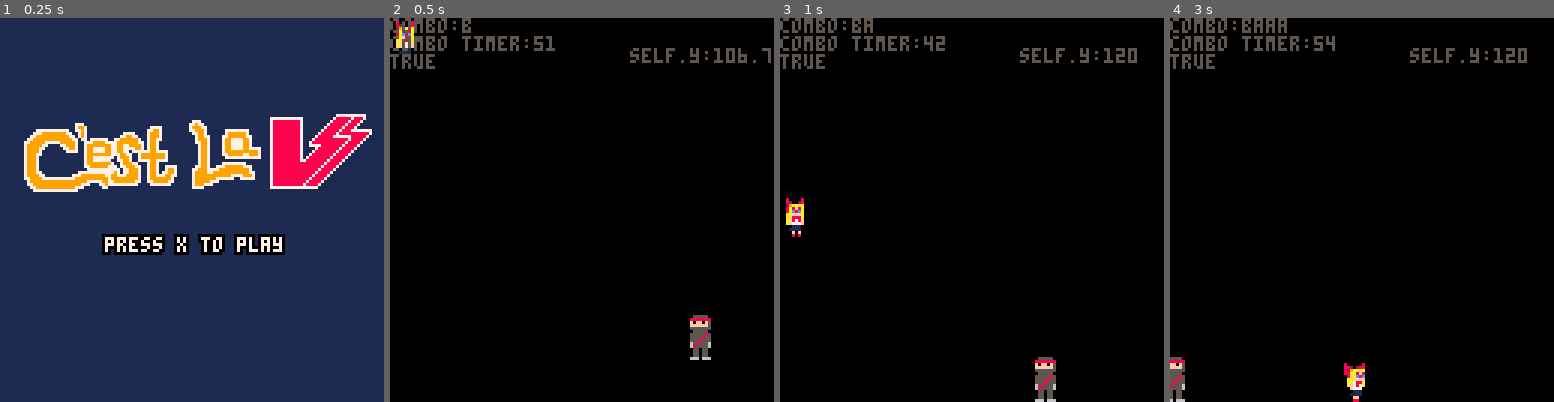
Above: before the commit, frames 1-4 (left to right).
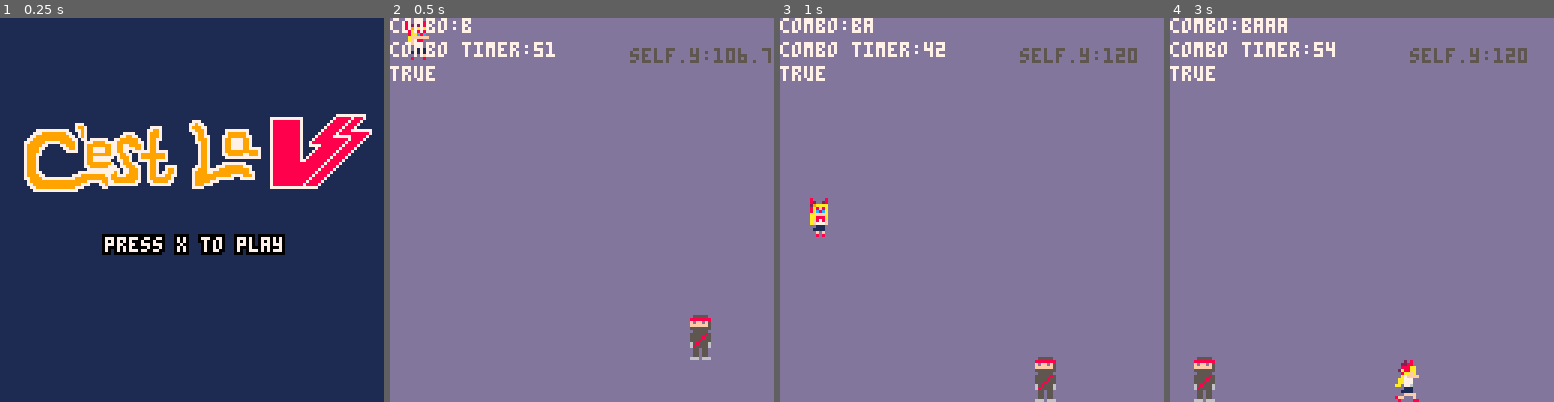
Above: after the commit, the same moments.

Repository: MarkNickerson/SailorV
Game: PICO-8 cartridge sailorv.p8
The game is run twice, just before and just after one commit, with the same random seed, the same clock (stepped at 60 frames per second) and the same inputs.
Inputs:
- Up to frame 1 (0.25 s): no input
- Up to frame 2 (0.5 s): tap X (X key) at 0.33 s
- Up to frame 3 (1 s): tap O (Z key) at 0.7 s
- Up to frame 4 (3 s): tap X (X key) at 1.07, 1.85, 2.97 s; hold Right 1.6-2.1 s; tap O (Z key) every 0.4 s from 1.7 to 2.9 s; hold Up 2.15-2.42 s; hold Right from 2.47 s (still down)

Frame 1 is identical in both runs. In frame 2, 99% of the frame differs, in the area x 0-100%, y 0-100%; in frame 3, 99%; in frame 4, 100%.

Commit message:
added jab, she moves forward a lil when punching

Diff:
--- a/sailorv.p8
+++ b/sailorv.p8
@@ -39,23 +39,42 @@
 function idle()
   actor.tmr = actor.tmr+1 -- interal timer to activate waiting animations
   if actor.tmr>=10 then -- after 1/3 of sec, jump to sprite 6
-    actor.sprt = 5
+    actor.sprt = 6
   end
   if actor.tmr >= 60 then -- after 2 sec jump frame 8
+    actor.sprt = 7
+  end
+  if actor.tmr >= 62 then -- and jump back to frame 6,
     actor.sprt = 6
-  end
-  if actor.tmr >= 62 then -- and jump back to frame 6,
-    actor.sprt = 5
     actor.tmr = 0 -- restart timer
   end
 end
 
-function punch()
+function punch1()
   actor.sprt = 4
   actor.sprt += sprite_animator(0.2)
   actor.tmr = 0
-  if actor.sprt>=6 then
+  if actor.sprt>=7 then
     actor.sprt = 4
+  end
+
+  if actor.flp == true then
+  	player.x -= 4
+  else player.x += 4
+  end
+end
+
+function punch2()
+  actor.sprt = 5
+  actor.sprt += sprite_animator(0.2)
+  actor.tmr = 0
+  if actor.sprt>=7 then
+    actor.sprt = 5
+  end
+
+  if actor.flp == true then
+  	player.x -= 4
+  else player.x += 4
   end
 end
 
@@ -86,61 +105,15 @@
 -- player input
 
 function move_player()
+
   accel = 0.25
 
   --idle
   idle()
 
   -- player control
-   if (btn(0)) then
-       player.dx = player.dx - accel
-       --pl.d=-1
-
-        actor.flp = true -- flip the direction of the sprite
-        actor.sprt+=sprite_animator(0.2)
-        actor.tmr = 0
-
-        if actor.sprt>=4 then
-          actor.sprt = 0
-        end
-
-   end
-   if (btn(1)) then
-     player.dx = player.dx + accel
-     --pl.d=1
-
-       actor.flp = false -- set deafult direction of sprite
-       actor.sprt += sprite_animator(0.2) -- animate the sprite by calling the sprite_animator function
-       actor.tmr = 0 -- reset internal timer
-
-       if actor.sprt>=4 then -- set the max number frames to animate
-         actor.sprt = 0 -- reset the frame number, creating a loop
-       end
-   end
-
-   -- gravity and friction
-   player.dy+=player.gravity
-   player.dy*=0.95
-
-   -- x friction
-   player.dx*=0.8
-
-  -- if ((btn(4) or btn(2)) and pl.standing) then
-  --   pl.dy = -0.7
-  --end
-  player.x+=player.dx
-  player.y+=player.dy
-
-  if player.y >= 120 then
-    player.y = 120
-  end
-
-  handle_combo()
-
-end
-
-function handle_combo()
-	if btn(4) or btn(5) then
+
+  if btn(4) or btn(5) then
   	if player.last == false then
  			--do the thing here
  			player.combotimer = 60
@@ -148,8 +121,8 @@
  			player.last = true
 
 
-  		if btnp(4) then
-          punch()
+  		if btn(4) then
+          punch1()
 
 					if #player.combo.attac == 4 then
 						player.combo = root.left
@@ -159,6 +132,8 @@
 				end
 
 				if btn(5) then
+										punch2()
+
 					if #player.combo.attac == 4 then
 						player.combo = root.right
 						player.combotimer=60
@@ -168,8 +143,58 @@
 			end
 
 		else player.last = false
-		end
-
+
+
+  	if (btn(0)) then
+       player.dx = player.dx - accel
+       --pl.d=-1
+
+        actor.flp = true -- flip the direction of the sprite
+        actor.sprt+=sprite_animator(0.2)
+        actor.tmr = 0
+
+        if actor.sprt>=4 then
+          actor.sprt = 0
+        end
+
+   	end
+   	if (btn(1)) then
+     player.dx = player.dx + accel
+     --pl.d=1
+
+       actor.flp = false -- set deafult direction of sprite
+       actor.sprt += sprite_animator(0.2) -- animate the sprite by calling the sprite_animator function
+       actor.tmr = 0 -- reset internal timer
+
+       if actor.sprt>=4 then -- set the max number frames to animate
+         actor.sprt = 0 -- reset the frame number, creating a loop
+       end
+   	end
+
+   end
+
+   -- gravity and friction
+   player.dy+=player.gravity
+   player.dy*=0.95
+
+   -- x friction
+   player.dx*=0.8
+
+  -- if ((btn(4) or btn(2)) and pl.standing) then
+  --   pl.dy = -0.7
+  --end
+  player.x+=player.dx
+  player.y+=player.dy
+
+  if player.y >= 120 then
+    player.y = 120
+  end
+
+  handle_combo()
+
+end
+
+function handle_combo()
 		if player.incombo == true then
 			player.combotimer -= 1
 		end
@@ -319,10 +344,11 @@
 end
 
 function draw_game()
-  spr(actor.sprt,player.x,player.y-8,1,2,actor.flp)
-	print('combo:'..player.combo.attac)
-	print('combo timer:'..player.combotimer)
-	print(player.incombo)
+	rectfill(0, 0, 127, 127, 13)
+ spr(actor.sprt,player.x,player.y-8,1,2,actor.flp)
+	print('combo:'..player.combo.attac,0,0,7)
+	print('combo timer:'..player.combotimer,0,8,7)
+	print(player.incombo,0,16,7)
   ninja:draw()
 end
 
@@ -447,19 +473,19 @@
 00000000000000000000000000000000000000000000000000000000000000000000000000000000000000000000000000000000000000000000000000000000
 00000000000000000000000000000000000000000000000000000000000000000000000000000000000000000000000000000000000000000000000000000000
 00000000000000000000000000000000000208000000000000000000000000000000000000000000000000000000000000000000000000000000000000000000
-80000080882028808000008088202880002288000800008008000080000000000000000000000000000000000000000000000000000000000000000000000000
-88202880029aaaa088202880029aaaa000888aa00820028008200280000000000000000000000000000000000000000000000000000000000000000000000000
-829aaaa008aa8f80829aaaa008aa8f8002a88a80029aaaa0029aaaa0000000000000000000000000000000000000000000000000000000000000000000000000
-88aa8f8008aac8c088aa8f8008aac8c0008aafc008a8f8a008a8f8a0000000000000000000000000000000000000000000000000000000000000000000000000
-08aac8c00aaffff008aac8c00aaffff000aaaff008ac8ca008af8fa0000000000000000000000000000000000000000000000000000000000000000000000000
-0aaffff00aa788000aaffff00aa788000aaa77000aafffa00aafffa0000000000000000000000000000000000000000000000000000000000000000000000000
-0aa788a0aaf787000aa788a0aa7787000aa777ff0aa888a00aa888a0000000000000000000000000000000000000000000000000000000000000000000000000
-0af787a000f777ff0af787a000ff7700aa0776000af878f00af878f0000000000000000000000000000000000000000000000000000000000000000000000000
-00f777000001110000f777f000011100000111000af777f00af777f0000000000000000000000000000000000000000000000000000000000000000000000000
-00011100001111100001110000111110001111000001110000011100000000000000000000000000000000000000000000000000000000000000000000000000
-00111100000f00f000111100000f0f000000ff000011110000111100000000000000000000000000000000000000000000000000000000000000000000000000
-000ff00000f00800000f0f00008000f00008f000000f0f00000f0f00000000000000000000000000000000000000000000000000000000000000000000000000
-00088000008000000008080000000080000080000008080000080800000000000000000000000000000000000000000000000000000000000000000000000000
+80000080882028808000008088202880002288008000008008000080080000800000000000000000000000000000000000000000000000000000000000000000
+88202880029aaaa088202880029aaaa000888aa08820288008200280082002800000000000000000000000000000000000000000000000000000000000000000
+829aaaa008aa8f80829aaaa008aa8f8002a88aa0829aaaa0029aaaa0029aaaa00000000000000000000000000000000000000000000000000000000000000000
+88aa8f8008aac8c088aa8f8008aac8c0008aafa088aa8f8008a8f8a008a8f8a00000000000000000000000000000000000000000000000000000000000000000
+08aac8c00aaffff008aac8c00aaffff000a7ffff08aac8c008ac8ca008af8fa00000000000000000000000000000000000000000000000000000000000000000
+0aaffff00aa788000aaffff00aa788000aa777000affffff0aafffa00aafffa00000000000000000000000000000000000000000000000000000000000000000
+0aa788a0aaf787000aa788a0aa7787000aa777000af788000aa888a00aa888a00000000000000000000000000000000000000000000000000000000000000000
+0af787a000f777ff0af787a000ff7700aa077600aaf787000af878f00af878f00000000000000000000000000000000000000000000000000000000000000000
+00f777000001110000f777f00001110000011100000777000af777f00af777f00000000000000000000000000000000000000000000000000000000000000000
+00011100001111100001110000111110001111000001111000011100000111000000000000000000000000000000000000000000000000000000000000000000
+00111100000f00f000111100000f0f00000ffff00011111000111100001111000000000000000000000000000000000000000000000000000000000000000000
+000ff00000f00800000f0f00008000f08ff000f0000f00f0000f0f00000f0f000000000000000000000000000000000000000000000000000000000000000000
+00088000008000000008080000000080080000880080008000080800000808000000000000000000000000000000000000000000000000000000000000000000
 00000000000000001111111100000000000000000000000000000000000000000000000000000000000000000000000000000000000000000000000000000000
 00000000000000001000000100000000000000000000000000000000000000000000000000000000000000000000000000000000000000000000000000000000
 00000000000000001000000100000000000000000000000000000000000000000000000000000000000000000000000000000000000000000000000000000000
